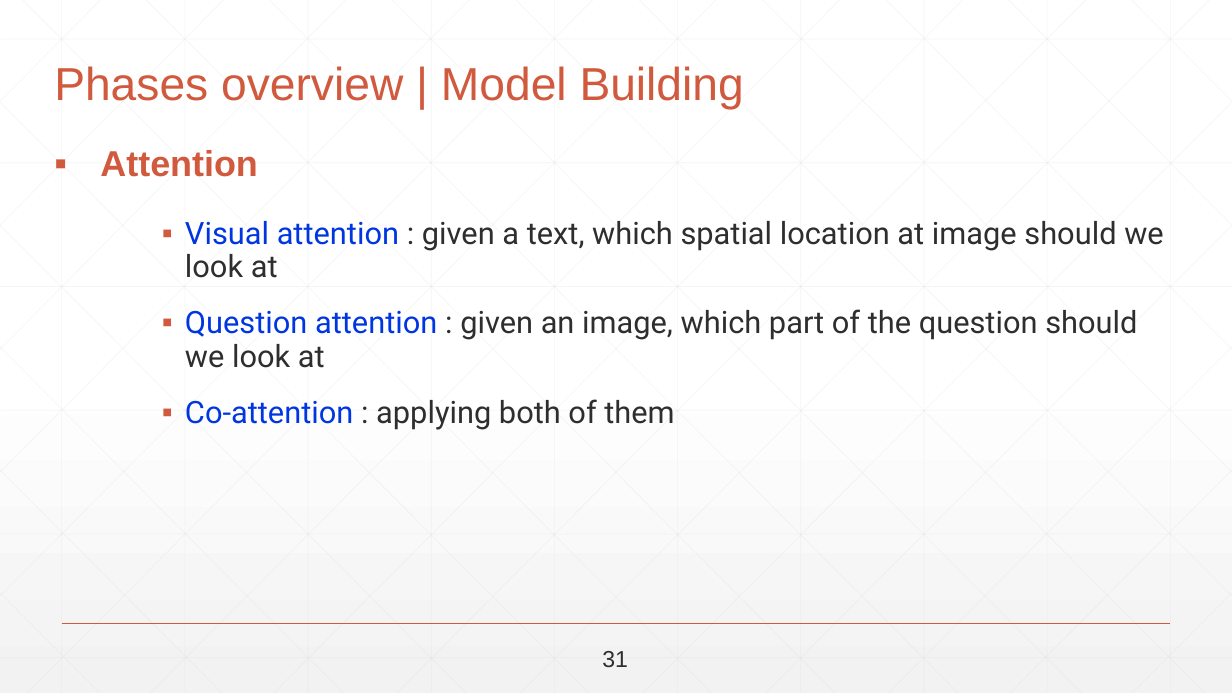
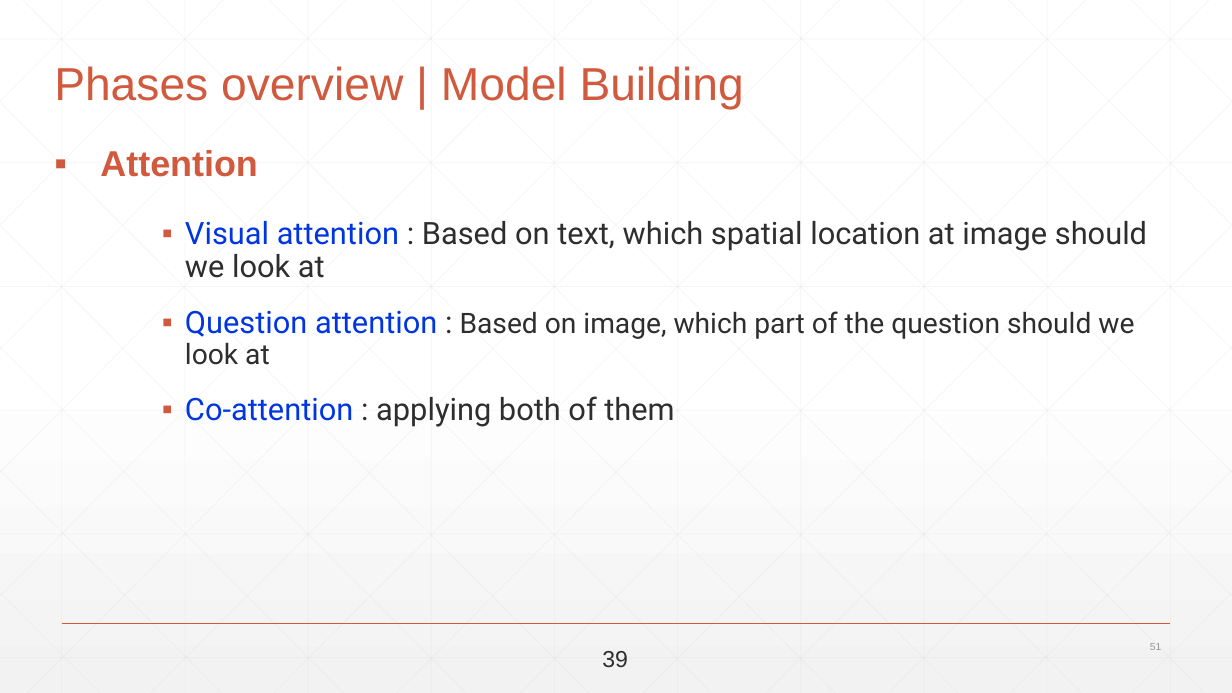
Before and after one commit to abdallahshaaban/Visual-Question-Answering, a slide deck: slide 51 of Third Seminar/Visual-QA-Third-Seminar-2017.pptx. Drawn at 1232x693 pixels with LibreOffice and Linux fonts; fonts in the diff are those of the drawing. Boxes give left, top, right and bottom in pixels: in the first picture for what was removed or moved away, otherwise in the second. Text is boxed around its words. In the diff, an @@ line names an element or a change of style, - is before the commit and + after.

```diff
--- a/Third Seminar/Visual-QA-Third-Seminar-2017.pptx
+++ b/Third Seminar/Visual-QA-Third-Seminar-2017.pptx
@@ text at <box>185,221,1147,365</box>: text changed @@
-▪ Visual attention : given a text, which spatial location at image should we look at
-▪ Question attention : given an image, which part of the question should we look at
+▪ Visual attention : Based on text, which spatial location at image should we look at
+▪ Question attention : Based on image, which part of the question should we look at
@@ text at <box>602,651,628,667</box>: text changed @@
-31
+39
@@ page number added at <box>1150,643,1161,650</box>, 8 pt, text #959795 @@
+51
```
Also in this commit, not shown: 78 other slides changed, 1 slide added, 2 other files.
